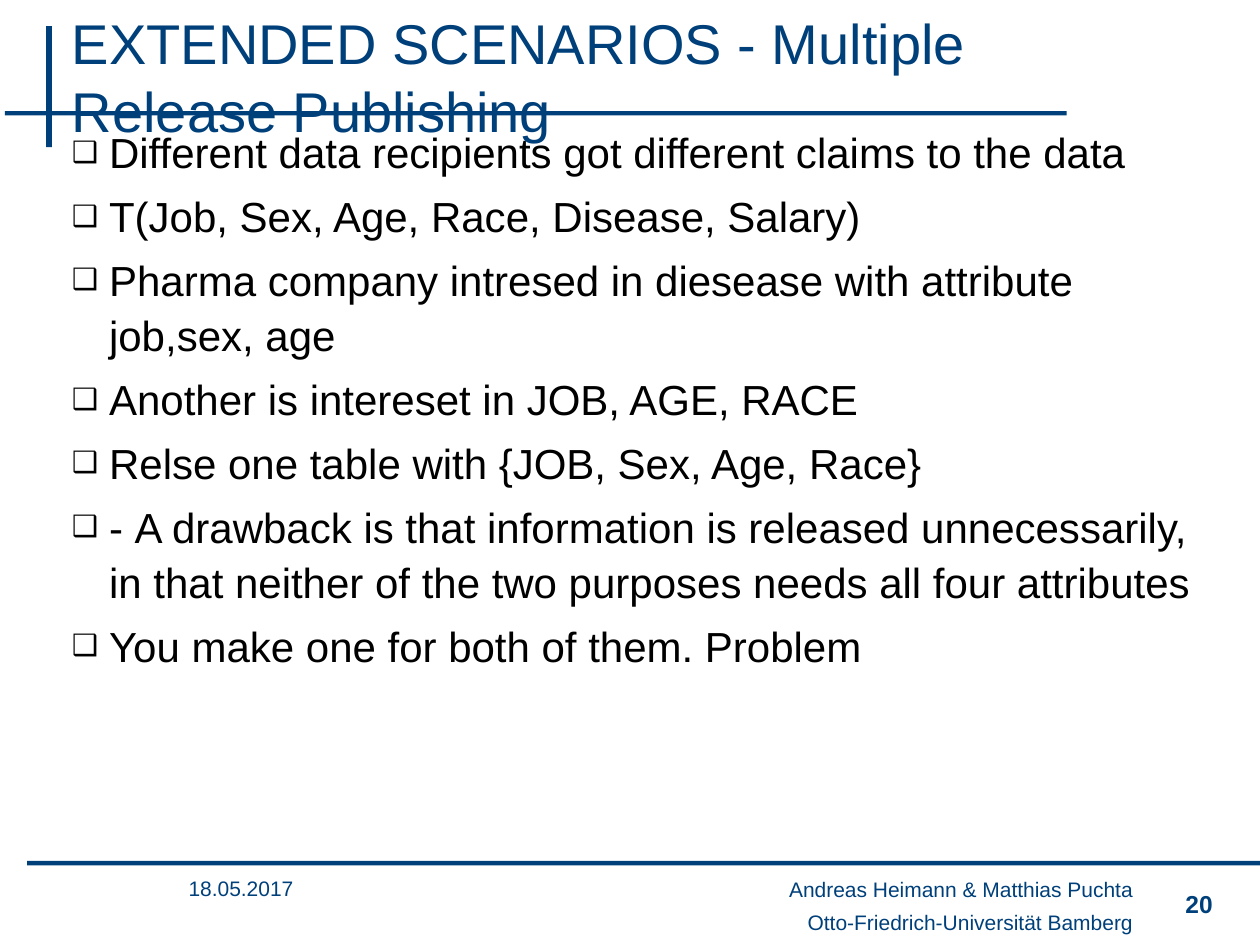
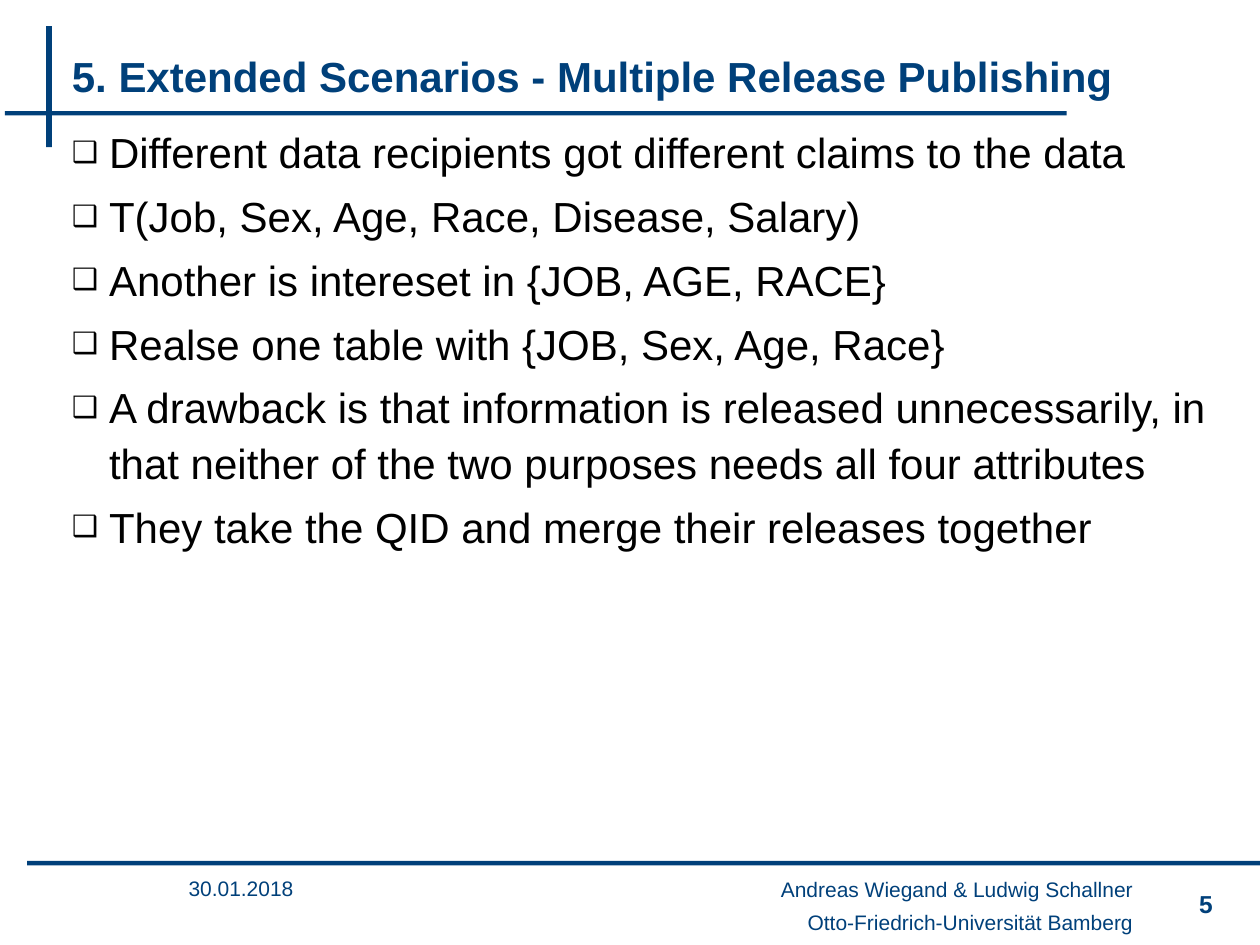
Before and after one commit to wsgan001/PSI-MSem, a slide deck: slide 5 of presentation/sicherheits_an.pptx (slide 20 before the commit). Drawn at 1260x945 pixels with LibreOffice and Linux fonts; fonts in the diff are those of the drawing; background and template pictures are left out. Boxes give left, top, right and bottom in pixels: in the first picture for what was removed or moved away, otherwise in the second. Text is boxed around its words. In the diff, an @@ line names an element or a change of style, - is before the commit and + after.

```diff
--- a/presentation/sicherheits_an.pptx
+++ b/presentation/sicherheits_an.pptx
@@ title at bbox=[72, 61, 1112, 101]: text changed; size 32 to 24 pt; bold on @@
-EXTENDED SCENARIOS - Multiple Release Publishing
+5. Extended Scenarios - Multiple Release Publishing
@@ text at bbox=[109, 265, 1206, 551]: text changed @@
-❑ Pharma company intresed in diesease with attribute job,sex, age
-❑ Another is intereset in JOB, AGE, RACE
-❑ Relse one table with {JOB, Sex, Age, Race}
-❑ - A drawback is that information is released unnecessarily, in that neither of the two purposes needs all four attributes
-❑ You make one for both of them. Problem
+❑ Another is intereset in {JOB, AGE, RACE}
+❑ Realse one table with {JOB, Sex, Age, Race}
+❑ A drawback is that information is released unnecessarily, in that neither of the two purposes needs all four attributes
+❑ They take the QID and merge their releases together
@@ text at bbox=[189, 881, 294, 897]: text changed @@
-18.05.2017
+30.01.2018
@@ text at bbox=[781, 881, 1132, 902]: text changed @@
-Andreas Heimann & Matthias Puchta
+Andreas Wiegand & Ludwig Schallner
@@ page number at bbox=[1199, 896, 1213, 914]: text changed @@
-20
+5
```
Also in this commit, not shown: 11 other slides changed, 2 slides added, 18 slides removed, 1 other file.
